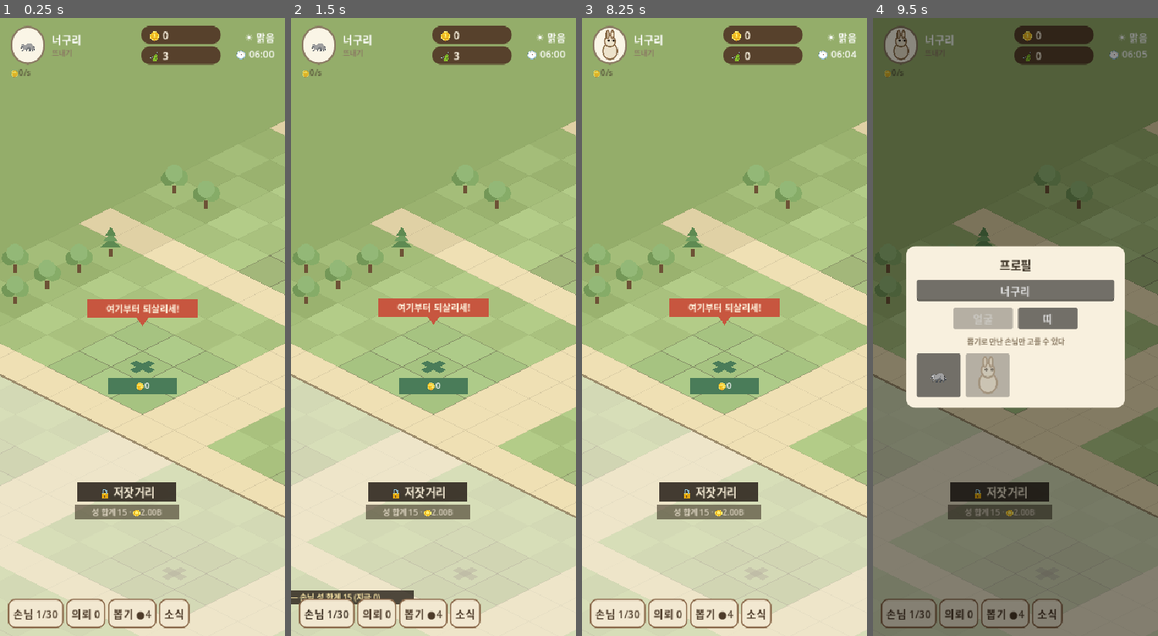
Above: before the commit, frames 1-4 (left to right).
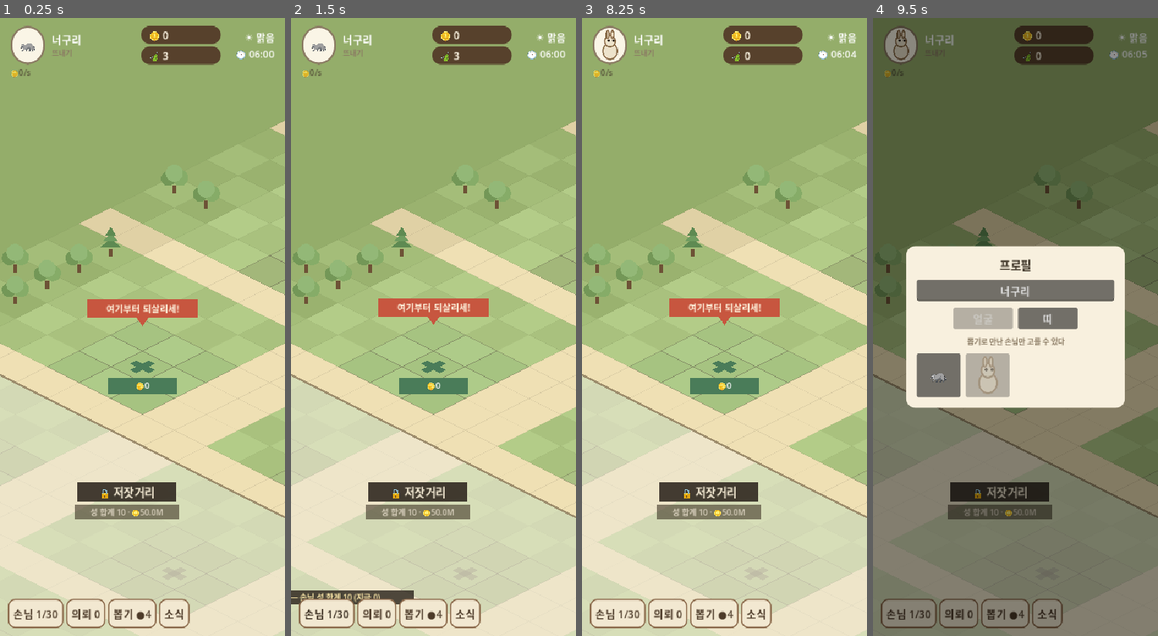
Above: after the commit, the same moments.

Repository: nonexpertchassi-creator/raccoon-hollow
Game: Godot game, scene res://main.tscn
Two runs of this game, one before a commit and one after it. Both use one fixed random seed, a clock stepped at 60 frames per second and the inputs below.
Inputs (mouse positions are in pixels of both pictures, inside the frame that each line leads up to):
- Up to frame 1 (0.25 s): no input
- Up to frame 2 (1.5 s): click "🦝" at 0.5 s; click "손님 1/30" at 1.25 s
- Up to frame 3 (8.25 s): click "의뢰 0" at 2 s; click "뽑기 ●4" at 2.75 s; click "소식" at 3.5 s; click "🍃3" at 4.25 s; click "🦝" at 5 s; click "띠" at 5.75 s; click "얼굴" at 6.5 s; click (696, 376) at 7.27 s; click (610, 42) at 8.02 s
- Up to frame 4 (9.5 s): click (901, 42) at 8.77 s

The runs differ from the first frame. In frame 1, 0.1% of the frame differs, in the area x 31-58%, y 79-81%; in frame 2, 0.1%, in the area x 19-58%, y 79-94%; in frame 3, 0.1%; in frame 4, less than 0.1%.

Commit message:
구역 문턱을 다시 잡았다 — 막던 것이 성이 아니라 돈이었다
장부의 "여는 값 = 첫 가게 열기 값 × 3" 규칙을 그대로 옮기려다 멈췄다.
그건 **다섯 구역 마을 기준**이라 지금 세 구역 배치에 넣으면 저잣거리가
2B → 66B로 되레 오른다. 규칙을 베끼는 대신 쟀다.

## 도구가 성을 안 찍고 있었다

balance.gd는 시간마다 매출만 찍었다. 그런데 구역 문턱은 **돈과 성 둘 다**라,
"이 시각에 성이 몇이고 손에 돈이 얼마인가"를 같이 봐야 값을 정할 수 있다.
재려는 것을 도구가 안 찍으면 그 값은 결국 짐작이 된다 — 실제로 옛 문턱이
그렇게 잡힌 것이었다. 시간마다 성과 가진 돈도 찍게 고쳤다.

## 찍어 보니 짐작이 틀려 있었다

옛 문턱은 성 15·2B였고 "성이 벽"이라고 적혀 있었다. 그런데 **성 15는
3시간반에 채워진다.** 저잣거리가 열린 건 11시간58분 — 막던 것은 돈이었다.
봇은 번 돈을 곧바로 강화에 쓰므로 손에 남는 돈이 늘 바닥이다.

큰장마당(성 40·500T)은 더 나빴다. 주석에 "긴 판을 못 돌려서 곡선에서
이은 값"이라고 정직하게 적혀 있었는데, 이제 24시간을 돌려 보니
**그 값으로는 105시간이 걸린다.** 짐작한 값이 아무도 못 닿는 벽이 됐다.

## 목표를 시각으로 잡고 맞췄다

  저잣거리  성 15 · 2B    → **성 10 · 50M**
  큰장마당  성 40 · 500T  → **성 30 · 3B**

씨앗 셋으로 잰 결과:
  저잣거리  11시간58분 → **2시간49분 · 3시간50분 · 3시간56분**
  큰장마당  영영 안 열림 → **12시간21분 · 12시간38분 · 12시간21분**

벽이 잦아지되 낮아졌다 — 방치형은 그쪽이 맞다(장부의 의도 그대로).
24시간 누적은 672B → 566~648B로 조금 내렸다. 구역을 일찍 열면 가게를
일찍 사느라 돈을 쓰기 때문이고, 그게 맞는 방향이다.

## 다음 벽이 드러났다 (아직 안 고침)

구역은 열리는데 **그 안의 가게를 못 산다.**
  저잣거리 여는 값 50M · 첫 가게 객주 22B (440배)
  큰장마당 여는 값 3B  · 첫 가게 어물전 5.1Qa (170만 배)
24시간을 돌려도 가게가 7/15다. 가게 여는 값 사다리도 손으로 부풀린
값이라 승급값·구역 문턱과 같은 병을 앓고 있다 — 다음 판에 잰다.

골든 재고정, 열 검사 초록불.

Co-Authored-By: Claude Fable 5 <noreply@anthropic.com>

Diff:
--- a/godot/rules/content.gd
+++ b/godot/rules/content.gd
@@ -111,8 +111,8 @@
 			18.0,
 			29.0
 		],
-		"cost": 2000000000.0,
-		"stars": 15.0,
+		"cost": 50000000.0,
+		"stars": 10.0,
 		"shops": [
 			"gaekju",
 			"skewer",
@@ -128,8 +128,8 @@
 			30.0,
 			47.0
 		],
-		"cost": 500000000000000.0,
-		"stars": 40.0,
+		"cost": 3000000000.0,
+		"stars": 30.0,
 		"shops": [
 			"fish",
 			"cloth",
--- a/godot/tests/balance.gd
+++ b/godot/tests/balance.gd
@@ -169,7 +169,13 @@
 				last_new = s.t
 		if s.t >= next_hour:
 			next_hour += 3600.0
-			curve.append([s.t, s.revenue, s.income_per_sec()])
+			# ★ 돈만 찍으면 구역 문턱을 못 잡는다(2026-08-27). 문턱은 **돈과 성 둘 다**라,
+			#   "이 시각에 성이 몇이고 손에 돈이 얼마인가"를 같이 봐야 값을 정할 수 있다.
+			#   재려는 것을 도구가 안 찍으면 그 값은 결국 짐작이 된다.
+			var st: int = 0
+			for gid2 in s.guests:
+				st += s.regular_lv(String(gid2))
+			curve.append([s.t, s.revenue, s.income_per_sec(), float(st), s.money])
 
 	var tag: String = OS.get_environment("BAL_ONLY") if OS.has_environment("BAL_ONLY") else ("전부" if use_up else "끔")
 	var line: String = "%-10s" % tag
@@ -180,8 +186,8 @@
 		quit()
 	print("═══ %d시간 · 씨앗 %d · 가게 강화 %s ═══" % [int(hours), seed_value, tag])
 	for c in curve:
-		print("   %2d시간   누적매출 %-9s 초당 %s" % [
-			int(c[0] / 3600.0), Num.fmt(c[1]), Num.fmt(c[2])])
+		print("   %2d시간   누적매출 %-9s 초당 %-8s 성 %-4d 가진 돈 %s" % [
+			int(c[0] / 3600.0), Num.fmt(c[1]), Num.fmt(c[2]), int(c[3]), Num.fmt(c[4])])
 	print("   손님 열둘이 다 온 시각: %s" % (
 		_mm(guest_at.values().max()) if guest_at.size() >= Content.GUESTS.size() else "아직 다 안 옴"))
 	print("   마지막으로 새것이 열린 시각: %s  (그 뒤는 레벨업뿐)" % _mm(last_new))
Not shown, changed: content.js
